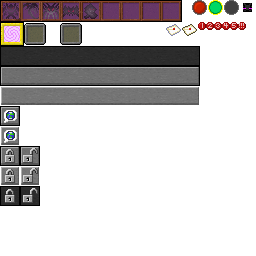
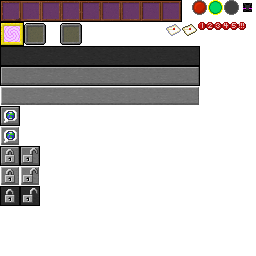
Before/after of a 256 × 256 layered artwork. What changed in the layer stack:
hid "Eyes" over [8, 5, 94, 12]
hid "Dragon Hotbar 2" over [23, 3, 39, 19]
hid "Hotbar 5" over [84, 3, 98, 19]
hid "Hotbar 4" over [63, 5, 79, 17]
hid "Hothar 3" over [43, 3, 59, 19]
hid "deamon" over [3, 3, 19, 19]
